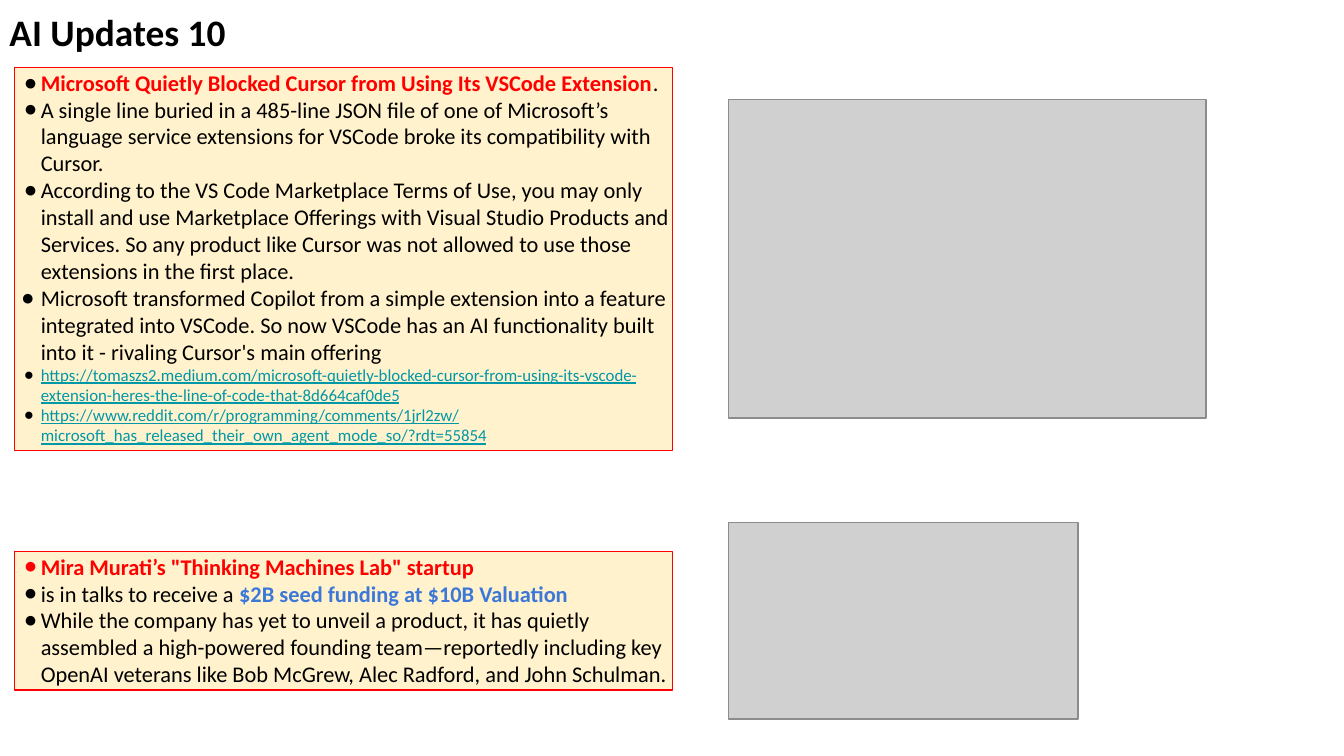
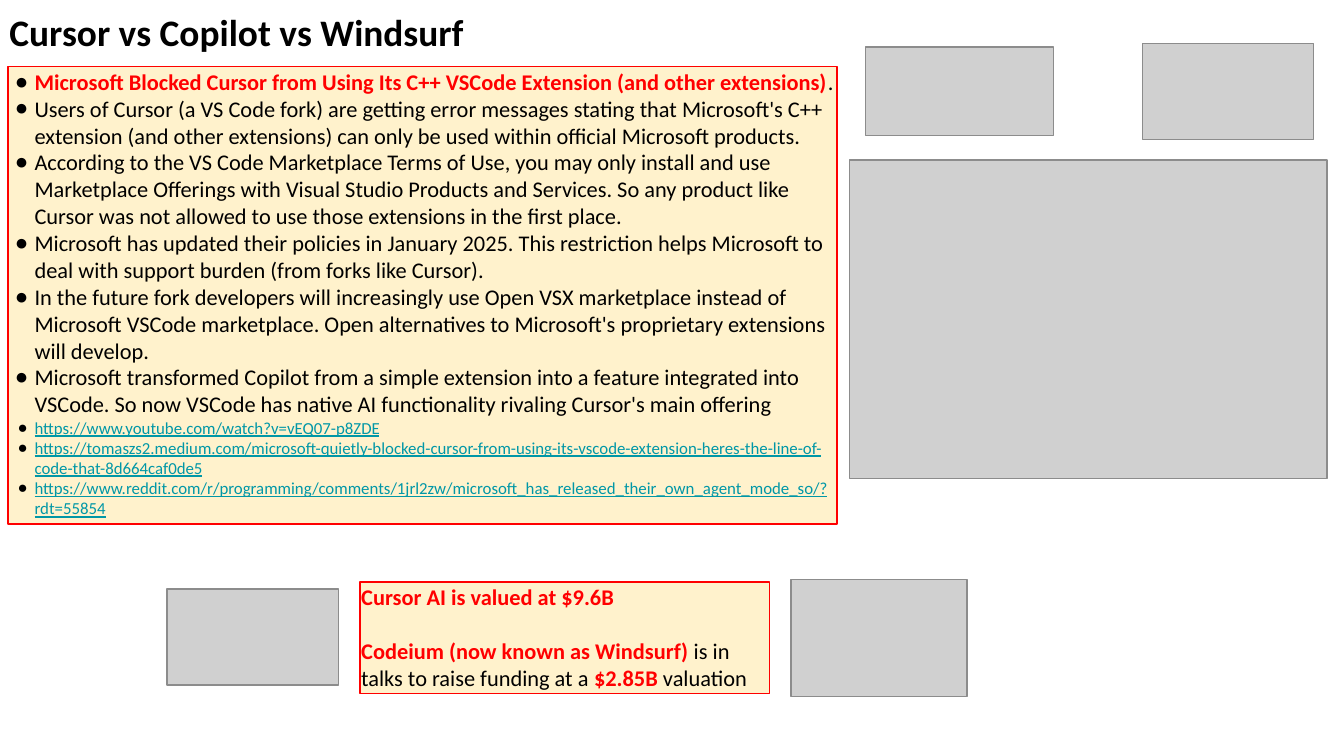
Before and after one commit to lselector/seminar, a slide deck: slide 17 of 2025/2025-04-11-AI-Updates.pptx. Drawn at 1344x756 pixels with LibreOffice and Linux fonts; fonts in the diff are those of the drawing; grey boxes stand for pictures. Boxes give left, top, right and bottom in pixels: in the first picture for what was removed or moved away, otherwise in the second. Text is boxed around its words. In the diff, an @@ line names an element or a change of style, - is before the commit and + after.

Commit message:
update

```diff
--- a/2025/2025-04-11-AI-Updates.pptx
+++ b/2025/2025-04-11-AI-Updates.pptx
@@ text removed at (x1=9, y1=19, x2=226, y2=52) @@
-AI Updates 10
@@ text added at (x1=9, y1=19, x2=463, y2=52), 20 pt, text #000000, bold @@
+Cursor vs Copilot vs Windsurf
@@ picture added at (x1=866, y1=47, x2=1054, y2=136) @@
@@ picture added at (x1=1142, y1=43, x2=1313, y2=140) @@
@@ rectangle "Microsoft Blocked Cursor from Using ..." resized from (x1=15, y1=67, x2=673, y2=450) to (x1=8, y1=67, x2=837, y2=524) @@
@@ text in rectangle at (x1=35, y1=73, x2=833, y2=148): text changed @@
-● Microsoft Quietly Blocked Cursor from Using Its VSCode Extension.
-● A single line buried in a 485-line JSON file of one of Microsoft’s language service extensions for VSCode broke its compatibility with Cursor.
+● Microsoft Blocked Cursor from Using Its C++ VSCode Extension (and other extensions).
+● Users of Cursor (a VS Code fork) are getting error messages stating that Microsoft's C++ extension (and other extensions) can only be used within official Microsoft products.
@@ text in rectangle at (x1=35, y1=154, x2=789, y2=228): indent changed @@
@@ picture moved from (x1=728, y1=99, x2=1206, y2=418) to (x1=849, y1=160, x2=1327, y2=478) @@
@@ text in rectangle at (x1=35, y1=235, x2=825, y2=437): text changed @@
-● Microsoft transformed Copilot from a simple extension into a feature integrated into VSCode. So now VSCode has an AI functionality built into it - rivaling Cursor's main offering
+● Microsoft has updated their policies in January 2025. This restriction helps Microsoft to deal with support burden (from forks like Cursor).
+● In the future fork developers will increasingly use Open VSX marketplace instead of Microsoft VSCode marketplace. Open alternatives to Microsoft's proprietary extensions will develop.
+● Microsoft transformed Copilot from a simple extension into a feature integrated into VSCode. So now VSCode has native AI functionality rivaling Cursor's main offering
+● https://www.youtube.com/watch?v=vEQ07-p8ZDE
@@ picture removed at (x1=728, y1=523, x2=1078, y2=719) @@
@@ rectangle removed at (x1=15, y1=551, x2=673, y2=689) @@
-● Mira Murati’s "Thinking Machines Lab" startup
-● is in talks to receive a $2B seed funding at $10B Valuation
-● While the company has yet to unveil a product, it has quietly assembled a high-powered founding team—reportedly including key OpenAI veterans like Bob McGrew, Alec Radford, and John Schulman.
@@ picture added at (x1=167, y1=589, x2=337, y2=685) @@
@@ rectangle added at (x1=360, y1=582, x2=770, y2=694), fill #FFF2CC, outline #FF0000 0.75 pt, 12 pt, text #FF0000, bold @@
+Cursor AI is valued at $9.6B
+Codeium (now known as Windsurf) is in talks to raise funding at a $2.85B valuation
@@ picture added at (x1=792, y1=579, x2=968, y2=696) @@
```
Also in this commit, not shown: 7 other slides changed.
